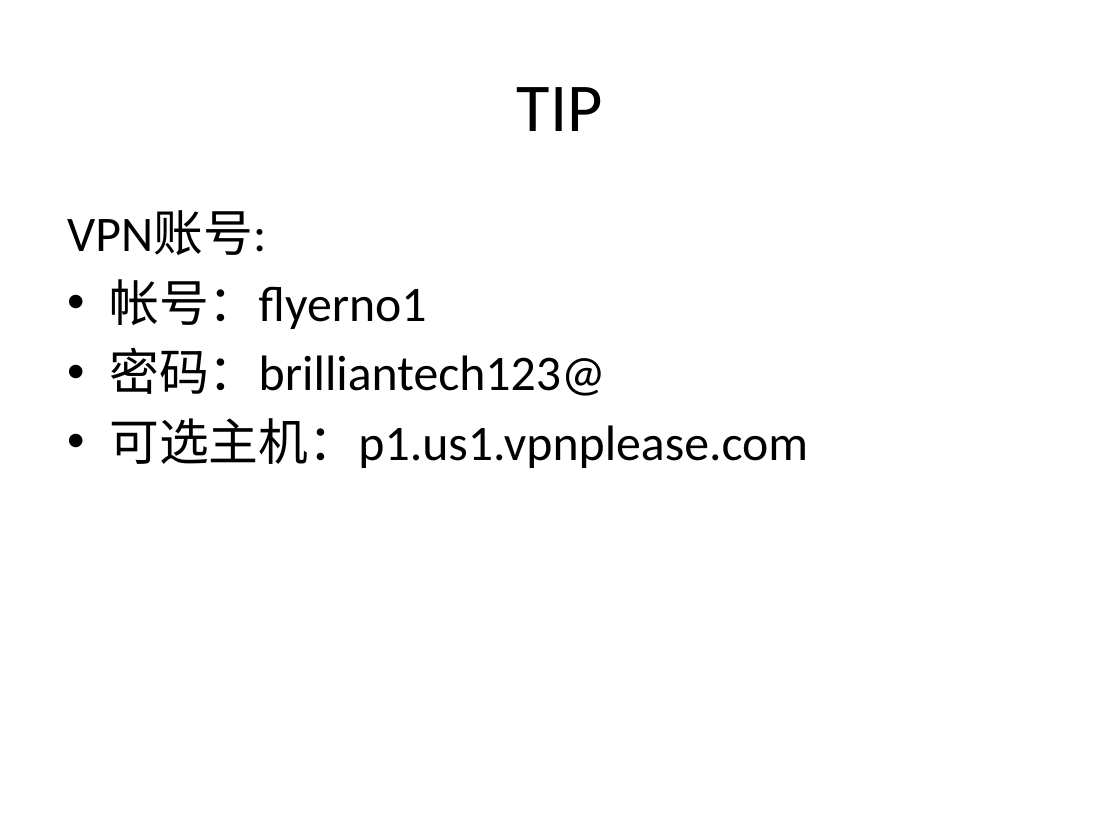
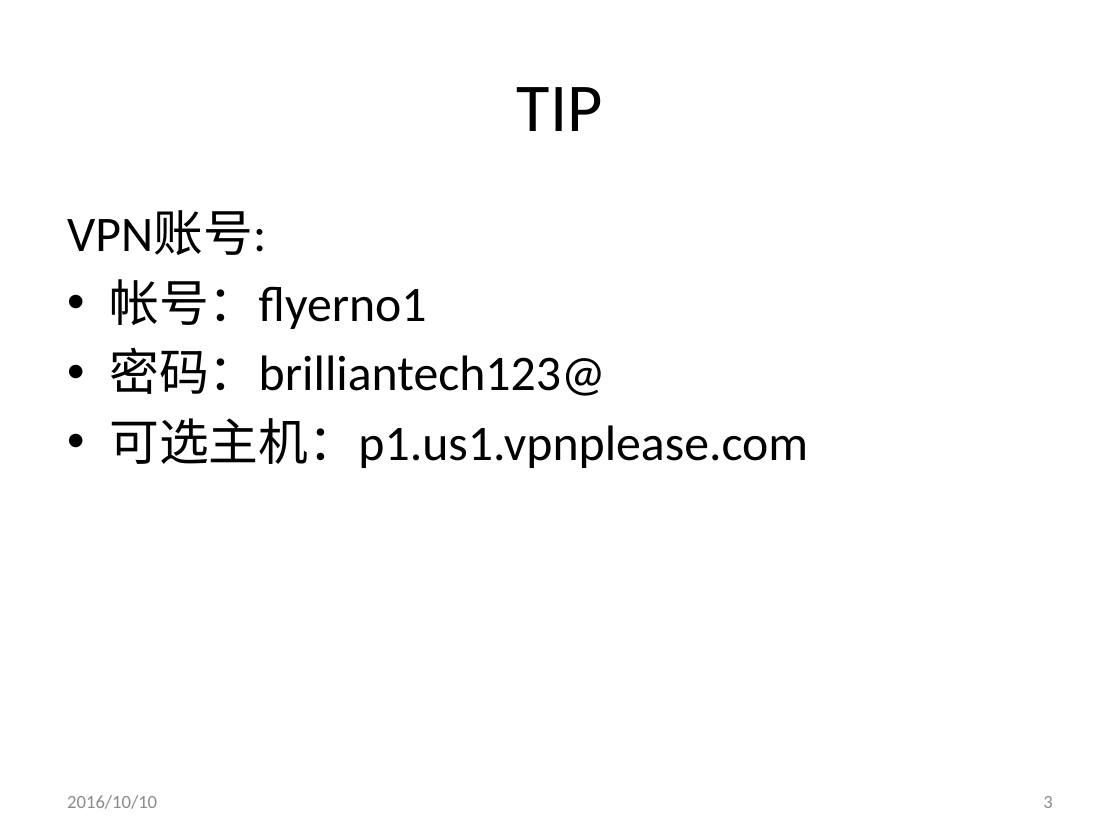
Before and after one commit to shentianyi/CompanyCource, a slide deck: slide 3 of CodeMonkey/cs01-1 开发工具及基本流程/开发工具及基本流程.pptx (slide 2 before the commit). Drawn at 1120x840 pixels with LibreOffice and Linux fonts; fonts in the diff are those of the drawing. Boxes give left, top, right and bottom in pixels: in the first picture for what was removed or moved away, otherwise in the second. Text is boxed around its words. In the diff, an @@ line names an element or a change of style, - is before the commit and + after.

```diff
--- a/CodeMonkey/cs01-1 开发工具及基本流程/开发工具及基本流程.pptx
+++ b/CodeMonkey/cs01-1 开发工具及基本流程/开发工具及基本流程.pptx
@@ text added at [67, 795, 157, 809], 12 pt, text #8C8C8C @@
+2016/10/10
@@ page number added at [1043, 796, 1052, 808], 12 pt, text #8C8C8C @@
+3
```
Also in this commit, not shown: 4 other slides changed, 24 slides added, 1 slide removed, 1 other file.
